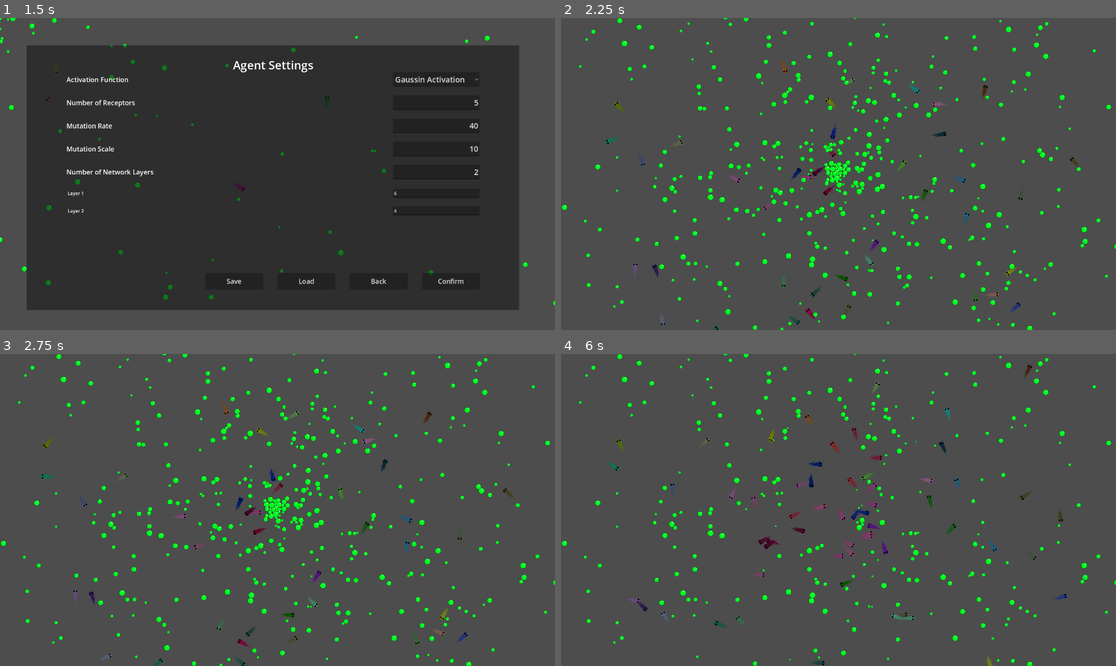
Above: before the commit, frames 1-4 (two rows, left to right).
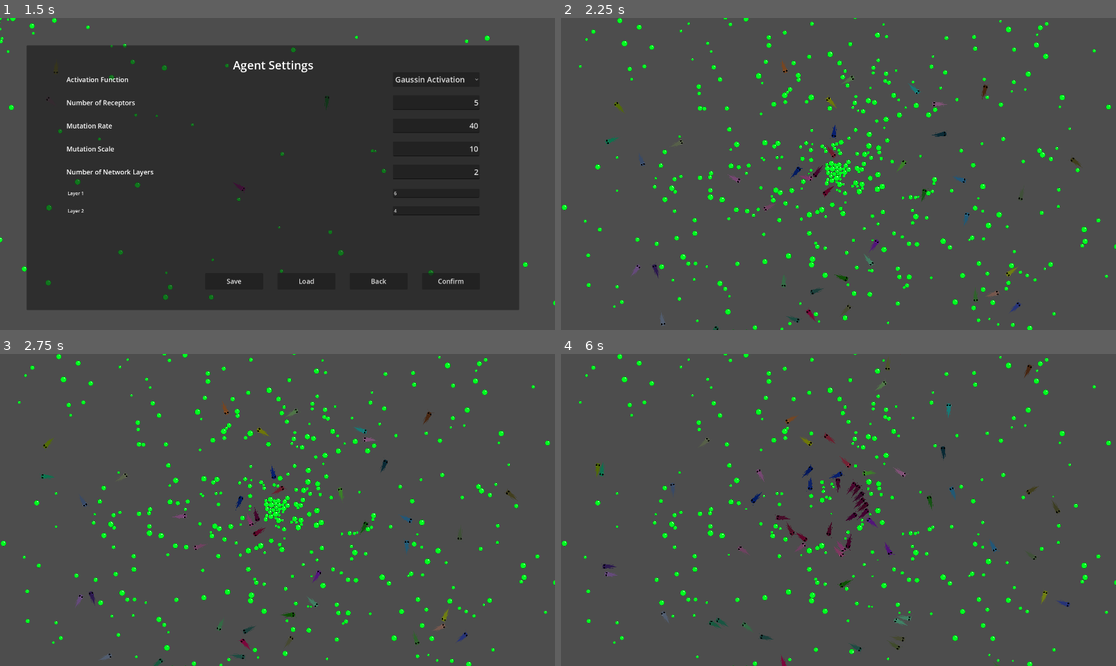
Above: after the commit, the same moments.

Repository: Frozen-Owl-nest/evolution-godot
Game: Godot game, scene res://UI/main_menu.tscn
The game is run twice, just before and just after one commit, with the same random seed, the same clock (stepped at 60 frames per second) and the same inputs.
Inputs (mouse positions are in pixels of both pictures, inside the frame that each line leads up to):
- Up to frame 1 (1.5 s): click "New Simulation" at 0.5 s; click "Next" at 1.25 s
- Up to frame 2 (2.25 s): click "Confirm" at 2 s
- Up to frame 3 (2.75 s): no input
- Up to frame 4 (6 s): tap Enter at 2.75 s; move the mouse to (960, 494) at 2.77 s; click (960, 494) at 2.92 s; move the mouse to (727, 525) at 3.52 s; click (727, 525) at 3.67 s; move the mouse to (894, 441) at 4.27 s; click (894, 441) at 4.42 s; move the mouse to (810, 572) at 5.02 s; click (810, 572) at 5.17 s; move the mouse to (1005, 556) at 5.77 s; click (1005, 556) at 5.92 s

Frame 1 is identical in both runs. In frame 2, 0.5% of the frame differs, in the area x 12-94%, y 18-99%; in frame 3, 0.9%; in frame 4, 2.9%, in the area x 6-94%, y 1-100%.

Commit message:
Final polishing

Diff:
--- a/Assets/agent.tscn
+++ b/Assets/agent.tscn
@@ -6,6 +6,10 @@
 [sub_resource type="CapsuleShape2D" id="CapsuleShape2D_ma2au"]
 radius = 10.0113
 height = 24.0223
+
+[sub_resource type="CapsuleShape2D" id="CapsuleShape2D_lcmkr"]
+radius = 9.0
+height = 52.0
 
 [node name="Agent" type="RigidBody2D"]
 gravity_scale = 0.0
@@ -25,5 +29,8 @@
 rotation = -1.58279
 shape = SubResource("CapsuleShape2D_ma2au")
 
+[node name="CollisionShape2D" type="CollisionShape2D" parent="."]
+shape = SubResource("CapsuleShape2D_lcmkr")
+
 [connection signal="body_entered" from="Area2D" to="." method="_on_area_2d_body_entered"]
 [connection signal="body_exited" from="Area2D" to="." method="_on_area_2d_body_exited"]
--- /dev/null
+++ b/Output/test.csv
@@ -0,0 +1,3 @@
+74,326
+87,244
+89,195
--- a/Scripts/CameraControler.gd
+++ b/Scripts/CameraControler.gd
@@ -49,4 +49,5 @@
 						target.call("on_click")
 			else:
 				var panel = get_node("/root/Scene/CanvasLayer/StatsPanel")
+				panel.set_agent(null)
 				panel.hide()
--- a/Scripts/DataCollector.gd
+++ b/Scripts/DataCollector.gd
@@ -7,3 +7,25 @@
 
 func _on_timer_timeout():
 	time_series.append([len(agent_list),len(food_list)])
+
+func export_data(path: String):
+	"""
+	Exports time series data to a CSV file at the specified path.
+
+	Args:
+		path (String): The file path where the data should be exported.
+	"""
+	var file = FileAccess.open(path, FileAccess.WRITE)
+
+	# Iterate over each row in the time series data.
+	for row in time_series:
+		var line = ""
+		# Concatenate values from the row into a comma-separated string.
+		for value in row:
+			line += str(value) + ","
+		# Remove the trailing comma from the line.
+		line = line.substr(0, line.length() - 1)
+		# Write the line to the file.
+		file.store_line(line)
+
+	file.close()
--- a/Scripts/Global.gd
+++ b/Scripts/Global.gd
@@ -9,25 +9,47 @@
 var mutation_scale: int = 20
 var number_of_receptors: int = 5
 var network_structure: Array = [3, 4]
-var activation_method: int = 3
+var activation_method_index: int = 3
 
 func get_activation_method() -> Callable:
-	if activation_method == 0:
+	"""
+	Returns the activation function based on the selected method.
+
+	This method selects and returns a callable activation function based on the value of `activation_method`.
+	The returned function can then be used to process input values and apply the activation function.
+
+	Returns:
+		Callable: The activation function selected by the activation_method_index` value.
+	"""
+	if activation_method_index == 0:
 		return func(x):
 			return sin(x*PI)
-	if activation_method == 1:
+	if activation_method_index == 1:
 		return func(x):
 			return x/(abs(x)+1)
-	if activation_method == 2:
+	if activation_method_index == 2:
 		return func(x):
 			return 1/(1+exp(-x))*2 - 1
-	if activation_method == 3:
+	if activation_method_index == 3:
 		return func(x):
 			return exp(-pow(x,2))*2 - 1
 	return func(x):
 		return exp(-pow(x,2))*2 - 1
 
 func save_as_json(path: String):
+	"""
+	Saves the current object as a JSON file.
+
+	The function first checks if the provided path ends with '.json'. If not, it appends '.json'
+	to the path. Then, it serializes the object into a JSON string using the object's `to_dict()` method,
+	and saves this JSON data to the specified file path.
+
+	Args:
+		path (String): The file path where the JSON data should be saved.
+
+	Returns:
+		void: This function does not return a value.
+	"""
 	if path.right(5) != ".json":
 		path += ".json"
 	var json_data = JSON.stringify(self.to_dict(), "\t")
@@ -39,6 +61,19 @@
 		print("Could not create a file: " + path)
 
 func load_from_json(path: String):
+	"""
+	Loads data from a JSON file and updates the object's state with the parsed data.
+
+	The function attempts to open the specified JSON file. If successful, it reads the content,
+	parses it into a dictionary, and then updates the object's properties using the `from_dict()` method.
+	If the file cannot be opened, an error message is printed.
+
+	Args:
+		path (String): The file path from which the JSON data should be loaded.
+
+	Returns:
+		null: This function doesn't return a value, but updates the object's state.
+	"""
 	var file = FileAccess.open(path, FileAccess.READ)
 	if file:
 		var json_string = file.get_as_text()
@@ -51,13 +86,21 @@
 	return null
 
 func to_dict() -> Dictionary:
+	"""
+	Converts the settings into a dictionary for serialization or saving.
+
+	This method creates and returns a dictionary representation of the current settings.
+
+	Returns:
+		Dictionary: A dictionary containing the settings.
+	"""
 	return {
 		"spawned_food": spawned_food,
 		"spawn_interval": spawn_interval,
 		"spawn_radius": spawn_radius,
 		"initial_number_of_food": initial_number_of_food,
 		"initial_number_of_agents": initial_number_of_agents,
-		"activation_method": activation_method,
+		"activation_method": activation_method_index,
 		"mutation_rate": mutation_rate,
 		"mutation_scale": mutation_scale,
 		"number_of_receptors": number_of_receptors,
@@ -65,12 +108,21 @@
 	}
 
 func from_dict(dictionary: Dictionary):
+	"""
+	Initializes the settings from a given dictionary.
+
+	This method sets settings based on the values in the provided dictionary.
+	It is typically used for loading data or restoring the object to a saved state.
+
+	Args:
+		dictionary (Dictionary): The dictionary containing key-value pairs to set settings.
+	"""
 	initial_number_of_food = dictionary.get("initial_number_of_food")
 	initial_number_of_agents = dictionary.get("initial_number_of_agents")
 	spawned_food = dictionary.get("spawned_food")
 	spawn_interval = dictionary.get("spawn_interval")
 	spawn_radius = dictionary.get("spawn_radius")
-	activation_method = dictionary.get("activation_method")
+	activation_method_index = dictionary.get("activation_method")
 	mutation_rate = dictionary.get("mutation_rate")
 	mutation_scale = dictionary.get("mutation_scale")
 	number_of_receptors = dictionary.get("number_of_receptors")
--- a/Scripts/MainMenu.gd
+++ b/Scripts/MainMenu.gd
@@ -88,7 +88,7 @@
 
 
 func _on_activation_function_input_item_selected(index):
-	Global.activation_method = index
+	Global.activation_method_index = index
 
 func _on_number_of_receptors_input_text_changed():
 	var text_field = get_node("AgentSettingsPanel/MainGridContainer/NumberOfReceptorsInput")
@@ -155,7 +155,7 @@
 	get_node("WorldSettingsPanel/GridContainer/FoodSpawnIntervalInput").text = str(Global.spawn_interval)
 	get_node("WorldSettingsPanel/GridContainer/SpawnRadiusInput").text = str(Global.spawn_radius)
 	get_node("WorldSettingsPanel/GridContainer/NumberOfSpawnedFood").text = str(Global.spawned_food)
-	get_node("AgentSettingsPanel/MainGridContainer/ActivationFunctionInput").selected = Global.activation_method
+	get_node("AgentSettingsPanel/MainGridContainer/ActivationFunctionInput").selected = Global.activation_method_index
 	get_node("AgentSettingsPanel/MainGridContainer/NumberOfLayersInput").text = str(len(Global.network_structure))
 	get_node("AgentSettingsPanel/MainGridContainer/NumberOfReceptorsInput").text = str(Global.number_of_receptors)
 	get_node("AgentSettingsPanel/MainGridContainer/MutationRate").text = str(Global.mutation_rate)
--- a/Scripts/PauseMenu.gd
+++ b/Scripts/PauseMenu.gd
@@ -34,12 +34,4 @@
 
 func _on_timer_timeout():
 	var path = "Experiment_" + str(Global.mutation_rate) + ".csv"
-	var file = FileAccess.open(path, FileAccess.WRITE)
-	var time_series = get_node("/root/Scene/DataCollector").time_series
-	for row in time_series:
-		var line = ""
-		for value in row:
-			line+=str(value)+","
-		line = line.substr(0, line.length() - 1)
-		file.store_line(line)
-	file.close()
+	var time_series = get_node("/root/Scene/DataCollector").export_data(path)
--- a/Scripts/StatsPanel.gd
+++ b/Scripts/StatsPanel.gd
@@ -37,10 +37,17 @@
 			self.hide()
 
 func set_agent(agent):
+	"""
+	Assigns the given agent to be tracked and initializes UI elements to display its state.
+
+	Args:
+		agent (Agent): The agent instance to track. If null, clears the tracked agent.
+	"""
 	tracked_agent = agent
 	refresh_timer = 1
-	var neurons = agent.network.get_neurons()
-	for i in range(len(agent.receptors)):
-		self.get_child(1).get_child(i).set_receptor(agent.receptors[i])
-	for i in range(len(neurons)):
-		self.get_child(1).get_child(i + len(agent.receptors)).set_neuron(neurons[i])
+	if tracked_agent != null:
+		var neurons = agent.network.get_neurons()
+		for i in range(len(agent.receptors)):
+			self.get_child(1).get_child(i).set_receptor(agent.receptors[i])
+		for i in range(len(neurons)):
+			self.get_child(1).get_child(i + len(agent.receptors)).set_neuron(neurons[i])
--- a/Scripts/agent.gd
+++ b/Scripts/agent.gd
@@ -33,7 +33,7 @@
 		ray.enabled = true
 
 func _physics_process(delta):
-	var output = network.get_output(get_receptors_data())
+	var output = network.get_output(get_signals())
 	age += delta
 	speed = output[0]/4 + 0.5
 	rotation_change = (output[1]*2-1) / 5
@@ -61,12 +61,29 @@
 			body.subtract_energy(10)
 
 func get_colour(body):
+	"""
+	Determines the "color" signal based on the type of the object.
+
+	Args:
+		body (Object): The object to evaluate.
+
+	Returns:
+		int: 1 if the object is of type Food, -1 for other objects, and 0 if the body is null.
+	"""
 	if body != null:
 		if body.get_script() == Food:
 			return 1
+		else:
+			return -1
 	return 0
 
-func get_receptors_data():
+func get_signals():
+	"""
+	Collects signals from all receptors and returns them as an array.
+
+	Returns:
+		Array: An array containing the colors corresponding to the objects the receptors collide with.
+	"""
 	var signals = []
 	for receptor in receptors:
 		signals.append(get_colour(receptor.get_collider()))
--- a/Scripts/neuronNetwork.gd
+++ b/Scripts/neuronNetwork.gd
@@ -7,6 +7,15 @@
 	var activation: Callable
 
 	static func create_a_random_neuron(input_size: int) -> Neuron:
+		"""
+		Creates a new neuron with random weights and bias.
+
+		Args:
+			input_size (int): The number of inputs for the neuron.
+
+		Returns:
+			Neuron: A neuron instance with randomized weights and bias.
+		"""
 		var weight_list = []
 		var bias = randf() * 2 - 1
 
@@ -20,6 +29,15 @@
 		self.activation = Global.get_activation_method()
 
 	func activate(inputs: Array) -> float:
+		"""
+		Calculates the output of the neuron given the inputs.
+
+		Args:
+			inputs (Array): The input values to the neuron.
+
+		Returns:
+			float: The activated output of the neuron after applying the activation function.
+		"""
 		var sum = bias
 		for i in range(inputs.size()):
 			sum += inputs[i] * weights[i]
@@ -32,6 +50,16 @@
 	var signals: Array = []
 
 	static func create_a_random_layer(input_size: int, neuron_count: int) -> Layer:
+		"""
+		Creates a new layer with randomly initialized neurons.
+
+		Args:
+			input_size (int): The number of inputs each neuron in the layer will receive.
+			neuron_count (int): The number of neurons in the layer.
+
+		Returns:
+			Layer: A newly created layer containing the specified number of neurons.
+		"""
 		var neuron_list = []
 		for i in range(neuron_count):
 			neuron_list.append(Neuron.create_a_random_neuron(input_size))
@@ -41,6 +69,17 @@
 		neurons = neuron_list
 
 	func get_outputs(input: Array) -> Array:
+		"""
+		Calculates and returns the outputs of the neurons in the layer based on the provided input.
+
+		For each neuron, the function calls its `activate` method to compute the output using the given input.
+
+		Args:
+			input (Array): The input values to be fed into the neurons for activation.
+
+		Returns:
+			Array: A list of outputs from each neuron in the layer.
+		"""
 		var outputs = []
 		for neuron in neurons:
 			outputs.append(neuron.activate(input))
@@ -51,6 +90,20 @@
 	var layers: Array = []
 
 	static func create_a_random_network(input_size: int, ouput_size: int, hiden_size: Array):
+		"""
+		Creates a random neural network with a specified structure.
+
+		The function generates a neural network with random weights and biases for each layer. The structure is determined
+		by the given input size, output size, and the array of hidden layer sizes.
+
+		Args:
+			input_size (int): The number of input neurons in the network.
+			output_size (int): The number of output neurons in the network.
+			hidden_size (Array): An array containing the number of neurons for each hidden layer.
+
+		Returns:
+			NeuralNetwork: A new neural network object with random weights and biases in each layer.
+		"""
 		var layer_sizes = hiden_size.duplicate()
 		var layer_list = []
 
@@ -64,6 +117,18 @@
 		layers = layer_list
 
 	func get_output(input: Array) -> Array:
+		"""
+		Computes the output of the neural network for a given input.
+
+		The function iterates over all layers in the network, feeding the input through
+		each layer sequentially. The output from one layer becomes the input for the next.
+
+		Args:
+			input (Array): The input array to be passed through the network.
+
+		Returns:
+			Array: The output of the network after processing the input through all layers.
+		"""
 		var output
 		for layer in layers:
 			output = layer.get_outputs(input)
@@ -71,19 +136,32 @@
 		return output
 
 	func get_neurons():
+		"""
+		Retrieves all the neurons from all the layers in the network.
+
+		The function iterates over each layer in the network, and then over each neuron
+		within those layers, appending them to a list which is returned at the end.
+
+		Returns:
+			Array: A list containing all neurons from all layers in the network.
+		"""
 		var neurons = []
 		for layer in layers:
 			for neuron in layer.neurons:
 				neurons.append(neuron)
 		return neurons
 
-	func get_colour():
-		var neurons = []
-		for layer in layers:
-			for neuron in layer.neurons:
-				neurons.append(neuron)
-
 	func mutate():
+		"""
+		Performs a mutation on the neural network by modifying the weights and biases of neurons.
+
+		The mutation chance is determined by `Global.mutation_rate`, and the magnitude of mutation is controlled by `Global.mutation_scale`.
+
+		Changes are applied to each neuron in the network, and the resulting mutated network is returned.
+
+		Returns:
+			NeuralNetwork: A new neural network with mutated weights and biases.
+		"""
 		var mutation_chance = float(Global.mutation_rate) / 100
 		var mutation_scale = float(Global.mutation_scale) / 100
 
--- a/Scripts/node.gd
+++ b/Scripts/node.gd
@@ -8,12 +8,24 @@
 	sprite = $Sprite2D
 
 func set_neuron(neuron):
+	"""
+	Assigns the given neuron to be tracked and updates the display with its properties.
+
+	Args:
+		neuron (Neuron): The neuron instance to track.
+	"""
 	tracked_neuron = neuron
 	tracked_receptor = null
 	self.get_child(1).text = "Weights: " + str(tracked_neuron.weights) + "\n" + \
 		"Bias: " + str(tracked_neuron.bias)
 
 func set_receptor(receptor):
+	"""
+	Assigns the given receptor to be tracked and updates the display.
+
+	Args:
+		receptor (RayCast2D): The receptor instance to track.
+	"""
 	tracked_receptor = receptor
 	tracked_neuron = null
 	self.get_child(1).text = "Raycasr2D"
Not shown: 1 places in Assets/agent.tscn that only renumber resources
Binary file added: Output/test.326.translation
Not shown, added: Output/test.csv.import
